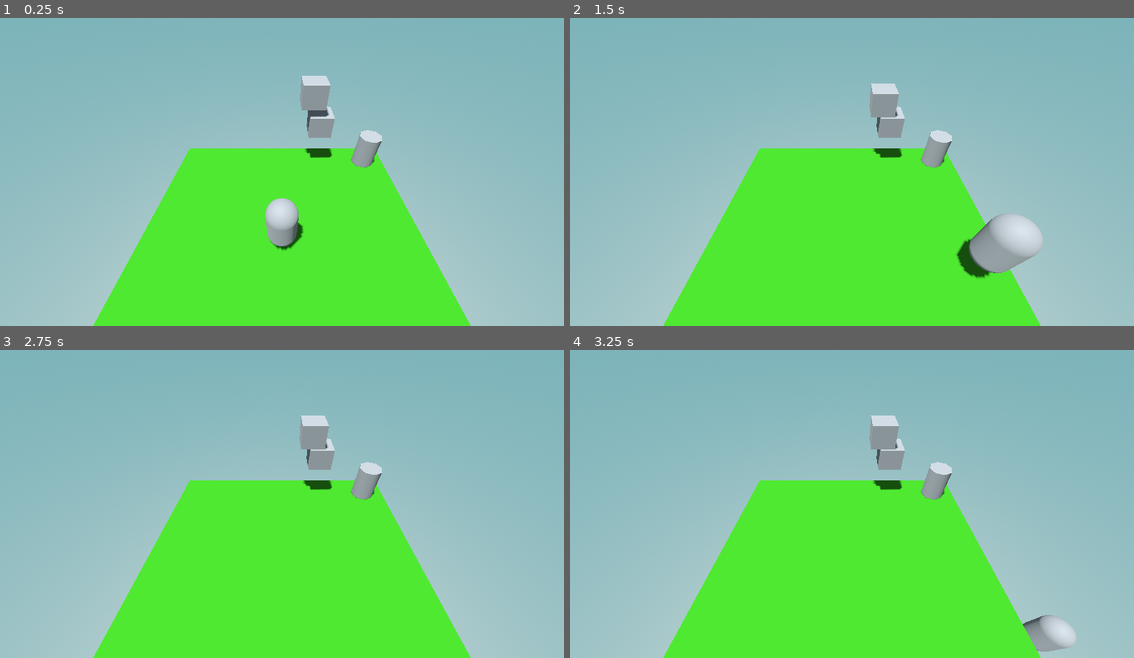
Above: before the commit, frames 1-4 (two rows, left to right).
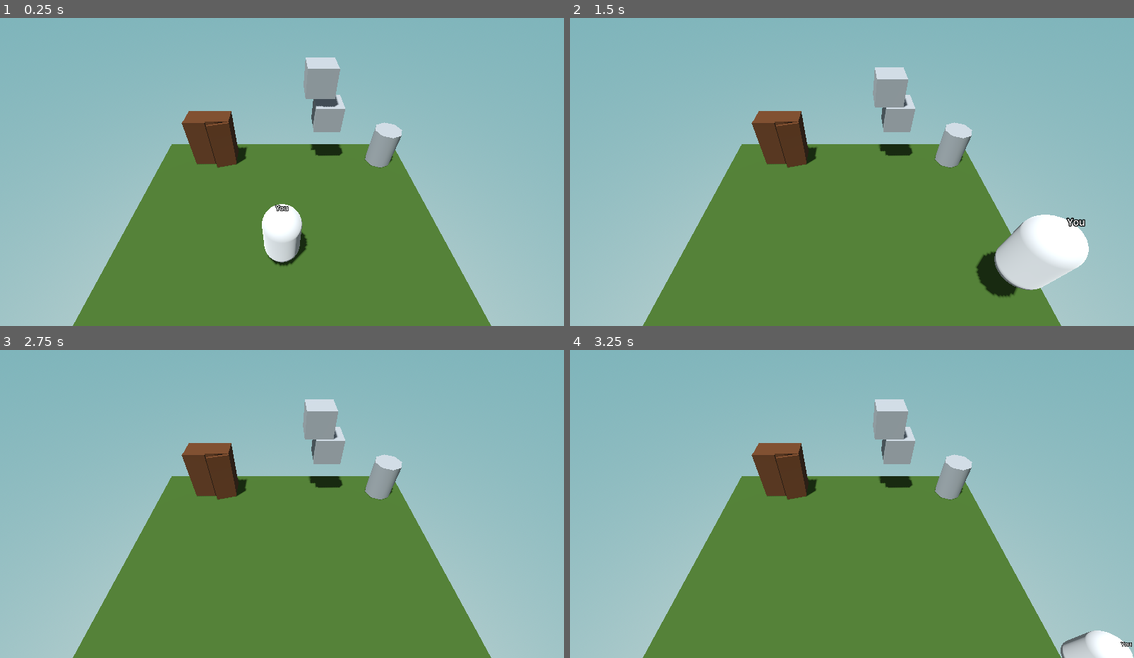
Above: after the commit, the same moments.

Repository: N8byte/Demo-A
Game: Godot game, scene res://main.tscn
Same seed, same stepped clock (60 frames per second), same inputs: the game is played once before the commit and once after it.
Inputs:
- Up to frame 1 (0.25 s): no input
- Up to frame 2 (1.5 s): tap Enter at 0.5 s; hold D (right) 0.53-1.28 s; hold E (interact) 0.53-1.28 s; tap Space (jump) at 0.77, 0.8, 1.07, 1.35 s; hold S (down) from 1.28 s (still down)
- Up to frame 3 (2.75 s): tap Space (jump) at 1.52, 1.82, 2.3 s; tap E (interact) at 1.55 s; release S (down) at 2.03 s; hold D (right) from 2.03 s (still down); hold E (interact) from 2.03 s (still down)
- Up to frame 4 (3.25 s): tap Space (jump) at 2.75, 3.02 s; release D (right) at 2.78 s; release E (interact) at 2.78 s; hold W (up) from 2.78 s (still down); tap E (interact) at 2.85 s

The runs differ from the first frame. In frame 1, 36% of the frame differs, in the area x 12-88%, y 12-100%; in frame 2, 38%, in the area x 12-92%, y 16-100%; in frame 3, 36%; in frame 4, 37%.

Commit message:
Added wardrobe

Diff:
--- a/character_body_3d.gd
+++ b/character_body_3d.gd
@@ -3,6 +3,32 @@
 
 const SPEED = 5.0
 const JUMP_VELOCITY = 4.5
+var move_direction := Vector3.ZERO
+
+
+func _unhandled_input(event: InputEvent) -> void:
+	if event.is_action_pressed('up'):
+		move_direction += Vector3.FORWARD
+	elif event.is_action_pressed('down'):
+		move_direction += Vector3.BACK
+	elif event.is_action_pressed('left'):
+		move_direction += Vector3.LEFT
+	elif event.is_action_pressed('right'):
+		move_direction += Vector3.RIGHT
+
+	if event.is_action_released('up'):
+		move_direction.z = 0
+	elif event.is_action_released('down'):
+		move_direction.z = 0
+	elif event.is_action_released('left'):
+		move_direction.x = 0
+	elif event.is_action_released('right'):
+		move_direction.x = 0
+
+	if event.is_action_pressed('jump') and is_on_floor():
+		move_direction += Vector3.UP * JUMP_VELOCITY
+
+	#move_direction = Input.get_vector('left', 'right', 'up', 'down')
 
 
 func _physics_process(delta: float) -> void:
@@ -11,17 +37,21 @@
 		velocity += get_gravity() * delta
 
 	# Handle jump.
-	if Input.is_action_just_pressed("jump") and is_on_floor():
-		velocity.y = JUMP_VELOCITY
+	#if Input.is_action_just_pressed("jump") and is_on_floor():
+		#velocity.y = JUMP_VELOCITY
 
 	# Get the input direction and handle the movement/deceleration.
-	var input_dir := Input.get_vector("left", "right", "up", "down")
-	var direction := (transform.basis * Vector3(input_dir.x, 0, input_dir.y)).normalized()
+	#var input_dir := Input.get_vector("left", "right", "up", "down")
+	var direction := transform.basis * move_direction.normalized()
 	if direction:
+		#velocity.x = direction.x * SPEED
+		#velocity.z = direction.z * SPEED
 		velocity.x = direction.x * SPEED
 		velocity.z = direction.z * SPEED
+		velocity.y += direction.y * SPEED
 	else:
 		velocity.x = move_toward(velocity.x, 0, SPEED)
 		velocity.z = move_toward(velocity.z, 0, SPEED)
+	move_direction.y = 0
 
 	move_and_slide()
--- a/interactable.gd
+++ b/interactable.gd
@@ -15,7 +15,7 @@
 
 
 func _input(event: InputEvent) -> void:
-	if event is InputEventKey and event.is_action("interact") and player_here and event.is_pressed():
+	if event is InputEventKey and event.is_action_pressed("interact") and player_here:
 		if %AnimationPlayer.is_playing():
 			return
 		if (sunk):
@@ -30,12 +30,12 @@
 
 
 func _on_area_3d_body_entered(body: Node3D) -> void:
-	if body.name == &'CharacterBody3D':
+	if body == %player1:
 		%Label3D.visible = true
 		player_here = true
 
 
 func _on_area_3d_body_exited(body: Node3D) -> void:
-	if body.name == &'CharacterBody3D':
+	if body == %player1:
 		%Label3D.visible = false
 		player_here = false
--- a/main.tscn
+++ b/main.tscn
@@ -1,10 +1,11 @@
-[gd_scene load_steps=16 format=3 uid="uid://dm7jlulty3tl7"]
+[gd_scene load_steps=32 format=3 uid="uid://dm7jlulty3tl7"]
 
 [ext_resource type="Script" uid="uid://b31xnwn3jivpv" path="res://interactable.gd" id="1_0xm2m"]
 [ext_resource type="Script" uid="uid://dv0hrgows8vb5" path="res://character_body_3d.gd" id="1_ig7tw"]
+[ext_resource type="Script" uid="uid://c16movw1cykl6" path="res://wardrobe.gd" id="3_h2yge"]
 
 [sub_resource type="StandardMaterial3D" id="StandardMaterial3D_7dm0k"]
-albedo_color = Color(0.22745098, 0.6156863, 0.14901961, 1)
+albedo_color = Color(0.24264768, 0.35168687, 0.16421476, 1)
 metallic_specular = 0.0
 
 [sub_resource type="ProceduralSkyMaterial" id="ProceduralSkyMaterial_7dm0k"]
@@ -84,17 +85,197 @@
 &"sink": SubResource("Animation_0xm2m")
 }
 
+[sub_resource type="Animation" id="Animation_5vw27"]
+resource_name = "go_to_wardrobe"
+tracks/0/type = "value"
+tracks/0/imported = false
+tracks/0/enabled = true
+tracks/0/path = NodePath(".:position")
+tracks/0/interp = 1
+tracks/0/loop_wrap = true
+tracks/0/keys = {
+"times": PackedFloat32Array(0, 1),
+"transitions": PackedFloat32Array(-1.4640856, 1),
+"update": 0,
+"values": [Vector3(0, 7, 3), Vector3(-5, 2, -1)]
+}
+tracks/1/type = "value"
+tracks/1/imported = false
+tracks/1/enabled = true
+tracks/1/path = NodePath(".:rotation")
+tracks/1/interp = 1
+tracks/1/loop_wrap = true
+tracks/1/keys = {
+"times": PackedFloat32Array(0, 1),
+"transitions": PackedFloat32Array(-1.4640856, 1),
+"update": 0,
+"values": [Vector3(-0.7853982, 0, 0), Vector3(0, -1.3089969, 0)]
+}
+
+[sub_resource type="Animation" id="Animation_kek77"]
+length = 0.001
+tracks/0/type = "value"
+tracks/0/imported = false
+tracks/0/enabled = true
+tracks/0/path = NodePath(".:position")
+tracks/0/interp = 1
+tracks/0/loop_wrap = true
+tracks/0/keys = {
+"times": PackedFloat32Array(0),
+"transitions": PackedFloat32Array(1),
+"update": 0,
+"values": [Vector3(0, 7, 3)]
+}
+tracks/1/type = "value"
+tracks/1/imported = false
+tracks/1/enabled = true
+tracks/1/path = NodePath(".:rotation")
+tracks/1/interp = 1
+tracks/1/loop_wrap = true
+tracks/1/keys = {
+"times": PackedFloat32Array(0),
+"transitions": PackedFloat32Array(1),
+"update": 0,
+"values": [Vector3(-0.7853982, 0, 0)]
+}
+
+[sub_resource type="AnimationLibrary" id="AnimationLibrary_4c57u"]
+_data = {
+&"RESET": SubResource("Animation_kek77"),
+&"go_to_wardrobe": SubResource("Animation_5vw27")
+}
+
+[sub_resource type="BoxShape3D" id="BoxShape3D_7dm0k"]
+
+[sub_resource type="BoxMesh" id="BoxMesh_ig7tw"]
+
+[sub_resource type="StandardMaterial3D" id="StandardMaterial3D_0xm2m"]
+albedo_color = Color(0.33755314, 0.17970005, 9.62615e-08, 1)
+
+[sub_resource type="SphereShape3D" id="SphereShape3D_0xm2m"]
+radius = 2.0
+
+[sub_resource type="BoxMesh" id="BoxMesh_0xm2m"]
+size = Vector3(0.085, 2, 0.785)
+
+[sub_resource type="Animation" id="Animation_lquwl"]
+resource_name = "open"
+tracks/0/type = "value"
+tracks/0/imported = false
+tracks/0/enabled = true
+tracks/0/path = NodePath("left_door_pivot:rotation")
+tracks/0/interp = 1
+tracks/0/loop_wrap = true
+tracks/0/keys = {
+"times": PackedFloat32Array(0, 1),
+"transitions": PackedFloat32Array(0.09807308, 1),
+"update": 0,
+"values": [Vector3(0, 1.5707964, 0), Vector3(0, -0.7853982, 0)]
+}
+tracks/1/type = "value"
+tracks/1/imported = false
+tracks/1/enabled = true
+tracks/1/path = NodePath("right_door_pivot:rotation")
+tracks/1/interp = 1
+tracks/1/loop_wrap = true
+tracks/1/keys = {
+"times": PackedFloat32Array(0, 1),
+"transitions": PackedFloat32Array(0.1538932, 1),
+"update": 0,
+"values": [Vector3(0, -1.3089969, 0), Vector3(0, 1.3089969, 0)]
+}
+
+[sub_resource type="Animation" id="Animation_7mycd"]
+length = 0.001
+tracks/0/type = "value"
+tracks/0/imported = false
+tracks/0/enabled = true
+tracks/0/path = NodePath("left_door_pivot:rotation")
+tracks/0/interp = 1
+tracks/0/loop_wrap = true
+tracks/0/keys = {
+"times": PackedFloat32Array(0),
+"transitions": PackedFloat32Array(1),
+"update": 0,
+"values": [Vector3(0, 1.5707964, 0)]
+}
+tracks/1/type = "value"
+tracks/1/imported = false
+tracks/1/enabled = true
+tracks/1/path = NodePath("right_door_pivot:rotation")
+tracks/1/interp = 1
+tracks/1/loop_wrap = true
+tracks/1/keys = {
+"times": PackedFloat32Array(0),
+"transitions": PackedFloat32Array(1),
+"update": 0,
+"values": [Vector3(0, -1.3089969, 0)]
+}
+
+[sub_resource type="Animation" id="Animation_272bh"]
+resource_name = "close"
+tracks/0/type = "value"
+tracks/0/imported = false
+tracks/0/enabled = true
+tracks/0/path = NodePath("left_door_pivot:rotation")
+tracks/0/interp = 1
+tracks/0/loop_wrap = true
+tracks/0/keys = {
+"times": PackedFloat32Array(0, 1),
+"transitions": PackedFloat32Array(0.17677678, -2),
+"update": 0,
+"values": [Vector3(0, -0.7853982, 0), Vector3(0, 1.5707964, 0)]
+}
+tracks/1/type = "value"
+tracks/1/imported = false
+tracks/1/enabled = true
+tracks/1/path = NodePath("right_door_pivot:rotation")
+tracks/1/interp = 1
+tracks/1/loop_wrap = true
+tracks/1/keys = {
+"times": PackedFloat32Array(0, 0.6333333, 1),
+"transitions": PackedFloat32Array(0.8122524, 0.5, -2.8284268),
+"update": 0,
+"values": [Vector3(0, 1.3089969, 0), Vector3(0, -1.5707964, 0), Vector3(0, -1.3089969, 0)]
+}
+
+[sub_resource type="AnimationLibrary" id="AnimationLibrary_272bh"]
+_data = {
+&"RESET": SubResource("Animation_7mycd"),
+&"close": SubResource("Animation_272bh"),
+&"open": SubResource("Animation_lquwl")
+}
+
+[sub_resource type="StyleBoxFlat" id="StyleBoxFlat_h2yge"]
+bg_color = Color(0.15294118, 0.15294118, 0.15294118, 0.3019608)
+
+[sub_resource type="LabelSettings" id="LabelSettings_h2yge"]
+font_size = 32
+
+[sub_resource type="StyleBoxFlat" id="StyleBoxFlat_1bvp3"]
+
+[sub_resource type="StyleBoxFlat" id="StyleBoxFlat_lquwl"]
+bg_color = Color(0.12591082, 0.12591085, 0.12591076, 1)
+border_width_left = 2
+border_width_top = 2
+border_width_right = 2
+border_width_bottom = 2
+corner_radius_top_left = 2
+corner_radius_top_right = 2
+corner_radius_bottom_right = 2
+corner_radius_bottom_left = 2
+
 [sub_resource type="CapsuleShape3D" id="CapsuleShape3D_7dm0k"]
 
+[sub_resource type="StandardMaterial3D" id="StandardMaterial3D_h2yge"]
+albedo_color = Color(0.74509805, 0.74509805, 0.74509805, 1)
+metallic_specular = 0.2
+
 [sub_resource type="CapsuleMesh" id="CapsuleMesh_ig7tw"]
 
-[sub_resource type="BoxShape3D" id="BoxShape3D_7dm0k"]
-
-[sub_resource type="BoxMesh" id="BoxMesh_ig7tw"]
-
 [node name="Node3D" type="Node3D"]
 
-[node name="CSGBox3D" type="CSGBox3D" parent="."]
+[node name="floor" type="CSGBox3D" parent="."]
 material_override = SubResource("StandardMaterial3D_7dm0k")
 use_collision = true
 size = Vector3(10, 1, 10)
@@ -102,17 +283,17 @@
 [node name="WorldEnvironment" type="WorldEnvironment" parent="."]
 environment = SubResource("Environment_0xm2m")
 
-[node name="CSGCylinder3D" type="CSGCylinder3D" parent="."]
+[node name="elevator" type="CSGCylinder3D" parent="."]
 transform = Transform3D(1, 0, 0, 0, 1, 0, 0, 0, 1, 4, 1, -4)
 use_collision = true
 script = ExtResource("1_0xm2m")
 
-[node name="Area3D" type="Area3D" parent="CSGCylinder3D"]
-
-[node name="CollisionShape3D" type="CollisionShape3D" parent="CSGCylinder3D/Area3D"]
+[node name="Area3D" type="Area3D" parent="elevator"]
+
+[node name="CollisionShape3D" type="CollisionShape3D" parent="elevator/Area3D"]
 shape = SubResource("SphereShape3D_ig7tw")
 
-[node name="Label3D" type="Label3D" parent="CSGCylinder3D"]
+[node name="Label3D" type="Label3D" parent="elevator"]
 unique_name_in_owner = true
 transform = Transform3D(1, 0, 0, 0, 1, 0, 0, 0, 1, 0, 1.7744389, 0)
 visible = false
@@ -122,43 +303,236 @@
 font_size = 72
 outline_size = 24
 
-[node name="AnimationPlayer" type="AnimationPlayer" parent="CSGCylinder3D"]
+[node name="AnimationPlayer" type="AnimationPlayer" parent="elevator"]
 unique_name_in_owner = true
 libraries = {
 &"": SubResource("AnimationLibrary_1bvp3")
 }
 
 [node name="Camera3D" type="Camera3D" parent="."]
-transform = Transform3D(1, 0, 0, 0, 0.70710677, 0.70710677, 0, -0.7071068, 0.7071067, 0, 7, 3)
+transform = Transform3D(1, 0, 0, 0, 0.70710677, 0.70710677, 0, -0.70710677, 0.70710677, 0, 7, 3)
 current = true
-fov = 80.0
-
-[node name="CharacterBody3D" type="CharacterBody3D" parent="."]
+fov = 70.0
+
+[node name="camera_animations" type="AnimationPlayer" parent="Camera3D"]
+unique_name_in_owner = true
+libraries = {
+&"": SubResource("AnimationLibrary_4c57u")
+}
+playback_default_blend_time = 0.2
+
+[node name="floating cube" type="CSGBox3D" parent="."]
+transform = Transform3D(1, 0, 0, 0, 1, 0, 0, 0, 1, 1.7, 2.4, -4.5)
+use_collision = true
+
+[node name="falling cube" type="RigidBody3D" parent="."]
+transform = Transform3D(1, 0, 0, 0, 1, 0, 0, 0, 1, 1.3, 4, -4.6000004)
+
+[node name="CollisionShape3D" type="CollisionShape3D" parent="falling cube"]
+shape = SubResource("BoxShape3D_7dm0k")
+
+[node name="MeshInstance3D" type="MeshInstance3D" parent="falling cube"]
+mesh = SubResource("BoxMesh_ig7tw")
+
+[node name="sun" type="DirectionalLight3D" parent="."]
+transform = Transform3D(0.70710677, 0.68301266, -0.18301272, 0, 0.25881907, 0.9659258, 0.70710677, -0.68301266, 0.18301272, 0, 10, 0)
+shadow_enabled = true
+
+[node name="wardrobe" type="CSGBox3D" parent="."]
+transform = Transform3D(1, 0, 0, 0, 1, 0, 0, 0, 1, -2.7, 1.5, -4.15)
+material_override = SubResource("StandardMaterial3D_0xm2m")
+use_collision = true
+size = Vector3(1.6, 2, 0.7)
+script = ExtResource("3_h2yge")
+
+[node name="Area3D" type="Area3D" parent="wardrobe"]
+
+[node name="CollisionShape3D" type="CollisionShape3D" parent="wardrobe/Area3D"]
+shape = SubResource("SphereShape3D_0xm2m")
+
+[node name="wardrobe_label" type="Label3D" parent="wardrobe"]
+unique_name_in_owner = true
+transform = Transform3D(1, 0, 0, 0, 1, 0, 0, 0, 1, 0, 1.4000001, 0)
+visible = false
+billboard = 1
+text = "Press E to interact"
+font_size = 72
+outline_size = 24
+
+[node name="left_door_pivot" type="Node3D" parent="wardrobe"]
+transform = Transform3D(-4.371139e-08, 0, 1, 0, 1, 0, -1, 0, -4.371139e-08, -0.79999995, 0, 0.39999986)
+
+[node name="MeshInstance3D" type="MeshInstance3D" parent="wardrobe/left_door_pivot"]
+transform = Transform3D(1, 0, 0, 0, 1, 0, 0, 0, 1, 0, 0, 0.38)
+material_override = SubResource("StandardMaterial3D_0xm2m")
+mesh = SubResource("BoxMesh_0xm2m")
+skeleton = NodePath("../..")
+
+[node name="right_door_pivot" type="Node3D" parent="wardrobe"]
+transform = Transform3D(0.25881907, 0, -0.9659258, 0, 1, 0, 0.9659258, 0, 0.25881907, 0.8000001, 0, 0.39999986)
+
+[node name="MeshInstance3D" type="MeshInstance3D" parent="wardrobe/right_door_pivot"]
+transform = Transform3D(1, 0, 0, 0, 1, 0, 0, 0, 1, 0, 0, 0.365)
+material_override = SubResource("StandardMaterial3D_0xm2m")
+mesh = SubResource("BoxMesh_0xm2m")
+skeleton = NodePath("../..")
+
+[node name="negative" type="CSGBox3D" parent="wardrobe"]
+transform = Transform3D(1, 0, 0, 0, 1, 0, 0, 0, 1, 0, 1.1920929e-07, 0.1500001)
+operation = 2
+size = Vector3(1.2, 1.6, 0.7)
+
+[node name="wardrobe_animations" type="AnimationPlayer" parent="wardrobe"]
+unique_name_in_owner = true
+libraries = {
+&"": SubResource("AnimationLibrary_272bh")
+}
+playback_default_blend_time = 0.2
+
+[node name="color_select_ui" type="CenterContainer" parent="wardrobe"]
+unique_name_in_owner = true
+visible = false
+anchors_preset = 15
+anchor_right = 1.0
+anchor_bottom = 1.0
+offset_left = 634.0
+grow_horizontal = 2
+grow_vertical = 2
+size_flags_horizontal = 3
+size_flags_vertical = 3
+mouse_filter = 0
+
+[node name="PanelContainer" type="PanelContainer" parent="wardrobe/color_select_ui"]
+custom_minimum_size = Vector2(700, 500)
+layout_mode = 2
+
+[node name="Panel" type="Panel" parent="wardrobe/color_select_ui/PanelContainer"]
+layout_mode = 2
+theme_override_styles/panel = SubResource("StyleBoxFlat_h2yge")
+
+[node name="VBoxContainer" type="VBoxContainer" parent="wardrobe/color_select_ui"]
+layout_mode = 2
+
+[node name="Label" type="Label" parent="wardrobe/color_select_ui/VBoxContainer"]
+layout_mode = 2
+text = "Select your color"
+label_settings = SubResource("LabelSettings_h2yge")
+
+[node name="ColorPickerButton" type="ColorPickerButton" parent="wardrobe/color_select_ui/VBoxContainer"]
+visible = false
+layout_mode = 2
+text = "Here's your color
+asdf
+asdf"
+color = Color(0.8431839, 0.8431839, 0.84318376, 1)
+edit_alpha = false
+edit_intensity = false
+
+[node name="PanelContainer" type="PanelContainer" parent="wardrobe/color_select_ui/VBoxContainer"]
+custom_minimum_size = Vector2(200, 200)
+layout_mode = 2
+
+[node name="color_panel" type="Panel" parent="wardrobe/color_select_ui/VBoxContainer/PanelContainer"]
+unique_name_in_owner = true
+layout_mode = 2
+theme_override_styles/panel = SubResource("StyleBoxFlat_1bvp3")
+
+[node name="red_container" type="HBoxContainer" parent="wardrobe/color_select_ui/VBoxContainer"]
+layout_mode = 2
+
+[node name="Label" type="Label" parent="wardrobe/color_select_ui/VBoxContainer/red_container"]
+layout_mode = 2
+text = "Red:"
+
+[node name="red_slider" type="HSlider" parent="wardrobe/color_select_ui/VBoxContainer/red_container"]
+custom_minimum_size = Vector2(300, 20)
+layout_mode = 2
+max_value = 1.0
+step = 0.1
+value = 0.9
+
+[node name="green_container" type="HBoxContainer" parent="wardrobe/color_select_ui/VBoxContainer"]
+layout_mode = 2
+
+[node name="Label" type="Label" parent="wardrobe/color_select_ui/VBoxContainer/green_container"]
+layout_mode = 2
+text = "Green:"
+
+[node name="green_slider" type="HSlider" parent="wardrobe/color_select_ui/VBoxContainer/green_container"]
+custom_minimum_size = Vector2(300, 20)
+layout_mode = 2
+max_value = 1.0
+step = 0.1
+value = 0.9
+
+[node name="blue_container" type="HBoxContainer" parent="wardrobe/color_select_ui/VBoxContainer"]
+layout_mode = 2
+
+[node name="Label" type="Label" parent="wardrobe/color_select_ui/VBoxContainer/blue_container"]
+layout_mode = 2
+text = "Blue:"
+
+[node name="blue_slider" type="HSlider" parent="wardrobe/color_select_ui/VBoxContainer/blue_container"]
+custom_minimum_size = Vector2(300, 20)
+layout_mode = 2
+max_value = 1.0
+step = 0.1
+value = 0.9
+
+[node name="MarginContainer2" type="MarginContainer" parent="wardrobe/color_select_ui/VBoxContainer"]
+layout_mode = 2
+theme_override_constants/margin_top = 10
+theme_override_constants/margin_bottom = 10
+
+[node name="HBoxContainer" type="HBoxContainer" parent="wardrobe/color_select_ui/VBoxContainer/MarginContainer2"]
+custom_minimum_size = Vector2(0, 40)
+layout_mode = 2
+
+[node name="Label" type="Label" parent="wardrobe/color_select_ui/VBoxContainer/MarginContainer2/HBoxContainer"]
+layout_mode = 2
+text = "Name: "
+
+[node name="LineEdit" type="LineEdit" parent="wardrobe/color_select_ui/VBoxContainer/MarginContainer2/HBoxContainer"]
+custom_minimum_size = Vector2(300, 0)
+layout_mode = 2
+text = "You"
+
+[node name="MarginContainer" type="MarginContainer" parent="wardrobe/color_select_ui/VBoxContainer"]
+custom_minimum_size = Vector2(0, 50)
+layout_mode = 2
+
+[node name="color_select_ui_done" type="Button" parent="wardrobe/color_select_ui/VBoxContainer/MarginContainer"]
+layout_mode = 2
+theme_override_styles/normal = SubResource("StyleBoxFlat_lquwl")
+text = "Done"
+
+[node name="player1" type="CharacterBody3D" parent="."]
+unique_name_in_owner = true
 transform = Transform3D(1, 0, 0, 0, 1, 0, 0, 0, 1, 0, 1.5, 0)
 script = ExtResource("1_ig7tw")
 
-[node name="CollisionShape3D" type="CollisionShape3D" parent="CharacterBody3D"]
+[node name="CollisionShape3D" type="CollisionShape3D" parent="player1"]
 shape = SubResource("CapsuleShape3D_7dm0k")
 
-[node name="MeshInstance3D" type="MeshInstance3D" parent="CharacterBody3D"]
+[node name="player_mesh" type="MeshInstance3D" parent="player1"]
+unique_name_in_owner = true
+material_override = SubResource("StandardMaterial3D_h2yge")
 mesh = SubResource("CapsuleMesh_ig7tw")
 
-[node name="CSGBox3D2" type="CSGBox3D" parent="."]
-transform = Transform3D(1, 0, 0, 0, 1, 0, 0, 0, 1, 1.7, 2.4, -4.5)
-use_collision = true
-
-[node name="RigidBody3D" type="RigidBody3D" parent="."]
-transform = Transform3D(1, 0, 0, 0, 1, 0, 0, 0, 1, 1.3, 4, -4.6000004)
-
-[node name="CollisionShape3D" type="CollisionShape3D" parent="RigidBody3D"]
-shape = SubResource("BoxShape3D_7dm0k")
-
-[node name="MeshInstance3D" type="MeshInstance3D" parent="RigidBody3D"]
-mesh = SubResource("BoxMesh_ig7tw")
-
-[node name="DirectionalLight3D" type="DirectionalLight3D" parent="."]
-transform = Transform3D(0.70710677, 0.68301266, -0.18301272, 0, 0.25881907, 0.9659258, 0.70710677, -0.68301266, 0.18301272, 0, 10, 0)
-shadow_enabled = true
-
-[connection signal="body_entered" from="CSGCylinder3D/Area3D" to="CSGCylinder3D" method="_on_area_3d_body_entered"]
-[connection signal="body_exited" from="CSGCylinder3D/Area3D" to="CSGCylinder3D" method="_on_area_3d_body_exited"]
+[node name="player_label" type="Label3D" parent="player1"]
+unique_name_in_owner = true
+transform = Transform3D(1, 0, 0, 0, 1, 0, 0, 0, 1, 0, 1.2, 0)
+billboard = 1
+text = "You"
+
+[connection signal="body_entered" from="elevator/Area3D" to="elevator" method="_on_area_3d_body_entered"]
+[connection signal="body_exited" from="elevator/Area3D" to="elevator" method="_on_area_3d_body_exited"]
+[connection signal="body_entered" from="wardrobe/Area3D" to="wardrobe" method="_on_area_3d_body_entered"]
+[connection signal="body_exited" from="wardrobe/Area3D" to="wardrobe" method="_on_area_3d_body_exited"]
+[connection signal="ready" from="wardrobe/color_select_ui/VBoxContainer/PanelContainer/color_panel" to="wardrobe" method="_on_color_panel_ready"]
+[connection signal="value_changed" from="wardrobe/color_select_ui/VBoxContainer/red_container/red_slider" to="wardrobe" method="_on_red_slider_value_changed"]
+[connection signal="value_changed" from="wardrobe/color_select_ui/VBoxContainer/green_container/green_slider" to="wardrobe" method="_on_green_slider_value_changed"]
+[connection signal="value_changed" from="wardrobe/color_select_ui/VBoxContainer/blue_container/blue_slider" to="wardrobe" method="_on_blue_slider_value_changed"]
+[connection signal="text_changed" from="wardrobe/color_select_ui/VBoxContainer/MarginContainer2/HBoxContainer/LineEdit" to="wardrobe" method="_on_line_edit_text_changed"]
+[connection signal="pressed" from="wardrobe/color_select_ui/VBoxContainer/MarginContainer/color_select_ui_done" to="wardrobe" method="_on_color_select_ui_done_pressed"]
+[connection signal="ready" from="player1/player_mesh" to="wardrobe" method="_on_player_mesh_ready"]
--- /dev/null
+++ b/wardrobe.gd
@@ -0,0 +1,90 @@
+extends CSGBox3D
+
+var open := false
+var player_here := false
+var player_color := Color(190, 190, 190)
+var color_panel_override : StyleBoxFlat
+var player_material_override: StandardMaterial3D
+@onready var player_name: String = %player_label.text
+
+# Called when the node enters the scene tree for the first time.
+#func _ready() -> void:
+	#pass # Replace with function body.
+
+
+# Called every frame. 'delta' is the elapsed time since the previous frame.
+#func _process(delta: float) -> void:
+	#pass
+
+
+func update_player_color() -> void:
+	color_panel_override.bg_color = player_color
+	player_material_override.albedo_color = player_color
+
+
+func update_player_name() -> void:
+	%player_label.text = player_name
+
+
+func _unhandled_input(event: InputEvent) -> void:
+	#if open:
+		#get_viewport().set_input_as_handled()
+	if event is InputEventKey && event.is_action_pressed('interact'):
+		if not player_here: return
+		if not open:
+			open = true
+			%color_select_ui.visible = true
+		else:
+			open = false
+			%color_select_ui.visible = false
+
+
+func _on_area_3d_body_entered(body: Node3D) -> void:
+	if body == %player1:
+		player_here = true
+		%wardrobe_animations.play('open')
+		%wardrobe_label.visible = true
+		%camera_animations.play('go_to_wardrobe')
+
+
+func _on_area_3d_body_exited(body: Node3D) -> void:
+	if body == %player1:
+		player_here = false
+		open = false
+		%color_select_ui.visible = false
+		%wardrobe_animations.play('close')
+		%wardrobe_label.visible = false
+		%camera_animations.play_backwards('go_to_wardrobe')
+
+
+func _on_color_panel_ready() -> void:
+	color_panel_override = %color_panel.get_theme_stylebox('panel')
+	color_panel_override.bg_color = player_color
+
+
+func _on_red_slider_value_changed(value: float) -> void:
+	player_color.r = value
+	update_player_color()
+
+
+func _on_green_slider_value_changed(value: float) -> void:
+	player_color.g = value
+	update_player_color()
+
+
+func _on_blue_slider_value_changed(value: float) -> void:
+	player_color.b = value
+	update_player_color()
+
+
+func _on_player_mesh_ready() -> void:
+	player_material_override = %player_mesh.material_override
+
+
+func _on_color_select_ui_done_pressed() -> void:
+	%color_select_ui.visible = false
+
+
+func _on_line_edit_text_changed(new_text: String) -> void:
+	player_name = new_text
+	update_player_name()
Not shown, added: wardrobe.gd.uid
